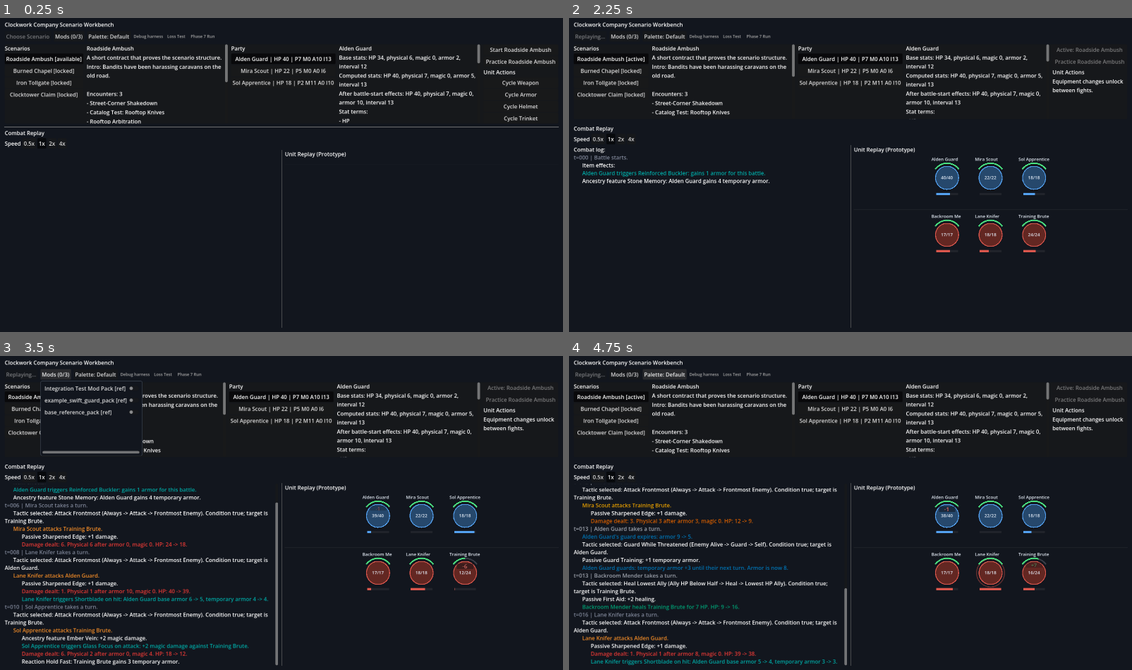
Above: before the commit, frames 1-4 (two rows, left to right).
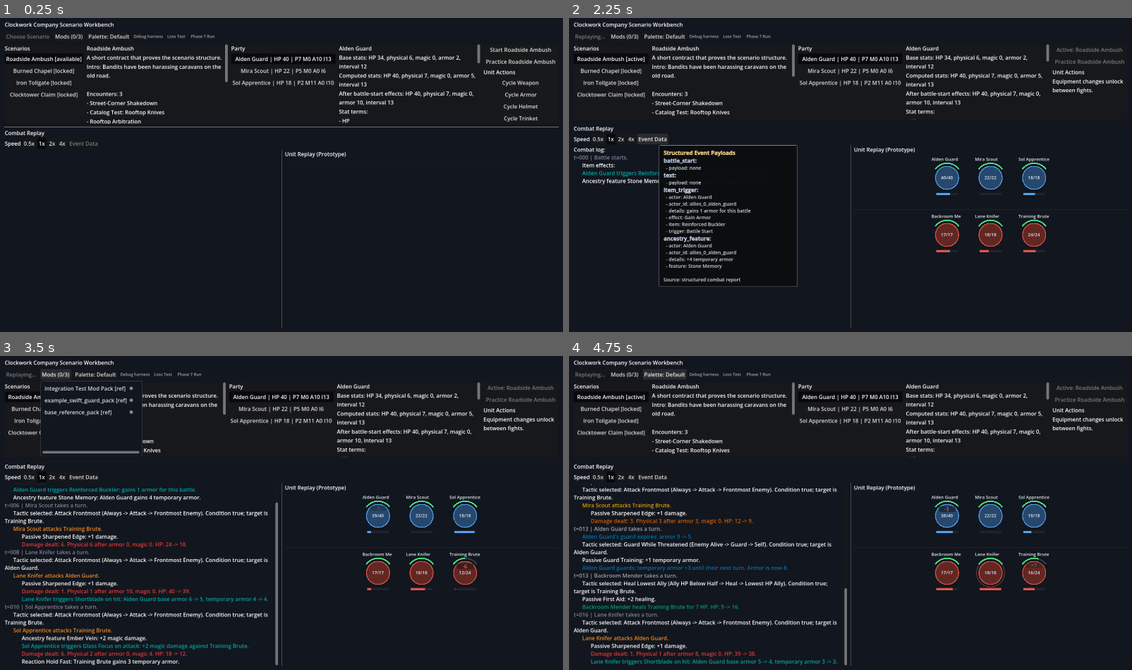
Above: after the commit, the same moments.

Repository: aqvm/clockwork-company
Game: Godot game, scene res://scenes/combat_test_scene.tscn
The game is run twice, just before and just after one commit, with the same random seed, the same clock (stepped at 60 frames per second) and the same inputs.
Inputs (mouse positions are in pixels of both pictures, inside the frame that each line leads up to):
- Up to frame 1 (0.25 s): no input
- Up to frame 2 (2.25 s): click "Start Roadside Ambush" at 0.5 s; click "Run Encounter 1/3: Street-Cor…" at 1.25 s; click (653, 140) at 2 s, where only the run after the commit has a clickable "Event Data"
- Up to frame 3 (3.5 s): click "Mods (0/3)" at 2.75 s
- Up to frame 4 (4.75 s): click "Palette: Default" at 3.5 s; click "Palette: Colorblind" at 4.25 s

The runs differ from the first frame. In frame 1, less than 0.1% of the frame differs, in the area x 12-18%, y 39-41%; in frame 2, 1.9%, in the area x 12-41%, y 37-86%; in frame 3, less than 0.1%; in frame 4, less than 0.1%.

Commit message:
Add replay event payload tooltips

Diff:
--- a/clockwork-company/scripts/ui/combat_replay_panel.gd
+++ b/clockwork-company/scripts/ui/combat_replay_panel.gd
@@ -3,6 +3,7 @@
 
 signal replay_finished
 signal runtime_tooltip_requested(source: Control, snapshot: Dictionary)
+signal structured_event_tooltip_requested(source: Control, events: Array[Dictionary])
 signal tooltip_cleared
 
 const UnitStatusDotScript := preload("res://scripts/ui/unit_status_dot.gd")
@@ -19,9 +20,11 @@
 var timer: Timer = null
 var log_highlight_palette = null
 var speed_label: Label = null
+var event_data_button: Button = null
 var speed_buttons: Array[Button] = []
 var replay_events: Array[Dictionary] = []
 var structured_events: Array[Dictionary] = []
+var current_grouped_events: Array[Dictionary] = []
 var roster_units: Array[Dictionary] = []
 var units_by_name := {}
 var units_by_id := {}
@@ -94,14 +97,18 @@
 	if timer != null:
 		timer.stop()
 	replay_events.clear()
+	current_grouped_events.clear()
 	replay_event_index = 0
 	replay_is_active = false
 	autoscroll_enabled = true
 	is_programmatic_scroll = false
+	_update_event_data_button()
 
 
 func clear_replay() -> void:
 	combat_log.clear()
+	current_grouped_events.clear()
+	_update_event_data_button()
 	units_by_name.clear()
 	units_by_id.clear()
 	unit_widgets_by_name.clear()
@@ -168,7 +175,9 @@
 	var event := replay_events[replay_event_index]
 	current_event_time = float(event.get("time", current_event_time))
 	displayed_sim_time = current_event_time
-	_apply_structured_events_to_visual_model(event.get("events", []))
+	current_grouped_events = _typed_dictionary_array(event.get("events", []))
+	_update_event_data_button()
+	_apply_structured_events_to_visual_model(current_grouped_events)
 	_update_visual_replay_widgets()
 
 	var event_lines: Array = event["lines"]
@@ -218,6 +227,12 @@
 		button.pressed.connect(_on_speed_button_pressed.bind(speed))
 		row.add_child(button)
 		speed_buttons.append(button)
+	event_data_button = Button.new()
+	event_data_button.text = "Event Data"
+	event_data_button.disabled = true
+	event_data_button.mouse_entered.connect(_on_event_data_mouse_entered)
+	event_data_button.mouse_exited.connect(_on_tooltip_exited)
+	row.add_child(event_data_button)
 	add_child(row)
 	move_child(row, min(2, get_child_count() - 1))
 
@@ -232,6 +247,18 @@
 	if is_equal_approx(speed, round(speed)):
 		return "%dx" % int(round(speed))
 	return "%.1fx" % speed
+
+
+func _update_event_data_button() -> void:
+	if event_data_button == null:
+		return
+	event_data_button.disabled = current_grouped_events.is_empty()
+
+
+func _on_event_data_mouse_entered() -> void:
+	if current_grouped_events.is_empty() or event_data_button == null:
+		return
+	structured_event_tooltip_requested.emit(event_data_button, current_grouped_events)
 
 
 func _on_combat_log_scroll_value_changed(_value: float) -> void:
--- a/clockwork-company/scripts/ui/combat_test_scene.gd
+++ b/clockwork-company/scripts/ui/combat_test_scene.gd
@@ -73,6 +73,7 @@
 	replay_panel.call("setup", replay_timer, log_highlight_palette)
 	replay_panel.connect("replay_finished", _on_replay_finished)
 	replay_panel.connect("runtime_tooltip_requested", _on_panel_runtime_tooltip_requested)
+	replay_panel.connect("structured_event_tooltip_requested", _on_panel_structured_event_tooltip_requested)
 	replay_panel.connect("tooltip_cleared", _on_tooltip_exited)
 	get_viewport().size_changed.connect(_on_viewport_size_changed)
 	_setup_mod_menu()
@@ -623,6 +624,11 @@
 func _on_panel_glossary_tooltip_requested(_source: Control, term: String) -> void:
 	if tooltip_presenter != null:
 		tooltip_presenter.show_glossary_term(term)
+
+
+func _on_panel_structured_event_tooltip_requested(_source: Control, events: Array[Dictionary]) -> void:
+	if tooltip_presenter != null:
+		tooltip_presenter.show_structured_events(events)
 
 
 func _bind_resource_tooltip(control: Control, resource) -> void:
--- a/clockwork-company/scripts/ui/resource_tooltip_builder.gd
+++ b/clockwork-company/scripts/ui/resource_tooltip_builder.gd
@@ -59,6 +59,27 @@
 	return _with_source_note(String(definitions.get(key, term)), "Source: rules glossary")
 
 
+static func text_for_structured_events(events: Array[Dictionary]) -> String:
+	var lines: Array[String] = ["Structured Event Payloads"]
+	if events.is_empty():
+		lines.append("No structured event payload is currently selected.")
+		return _with_source_note(_join(lines, "\n"), "Source: structured combat report")
+
+	for event in events:
+		var event_type := String(event.get("event_type", "text"))
+		var payload: Dictionary = event.get("payload", {})
+		lines.append("")
+		lines.append("%s:" % event_type)
+		if payload.is_empty():
+			lines.append("- payload: none")
+		else:
+			var keys := payload.keys()
+			keys.sort()
+			for key in keys:
+				lines.append("- %s: %s" % [String(key), String(payload[key])])
+	return _with_source_note(_join(lines, "\n"), "Source: structured combat report")
+
+
 static func _unit_text(unit: UnitDefinition) -> String:
 	var lines: Array[String] = []
 	lines.append(_title(unit))
--- a/clockwork-company/scripts/ui/tooltip_presenter.gd
+++ b/clockwork-company/scripts/ui/tooltip_presenter.gd
@@ -61,6 +61,10 @@
 	show_text(ResourceTooltipBuilderScript.text_for_glossary_term(term))
 
 
+func show_structured_events(events: Array[Dictionary]) -> void:
+	show_text(ResourceTooltipBuilderScript.text_for_structured_events(events))
+
+
 func show_text(text: String) -> void:
 	if text.is_empty():
 		hide_tooltip()
Not shown, changed: ARCHITECTURE.md
Not shown, changed: LEARNING_LOG.md
Not shown, changed: TODO.md
